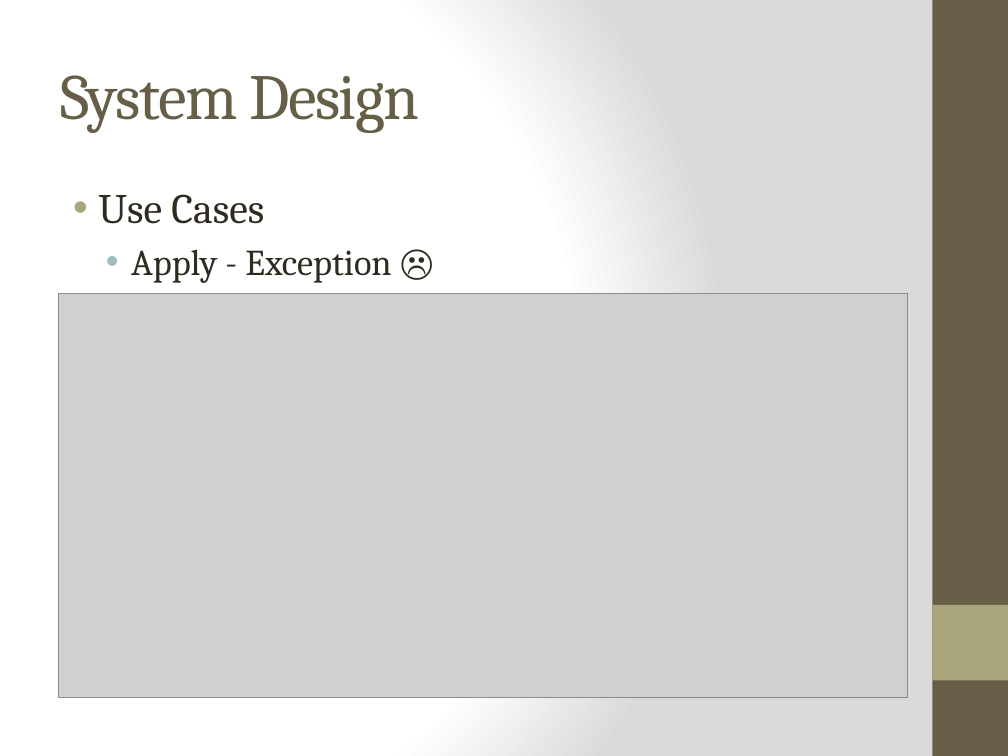
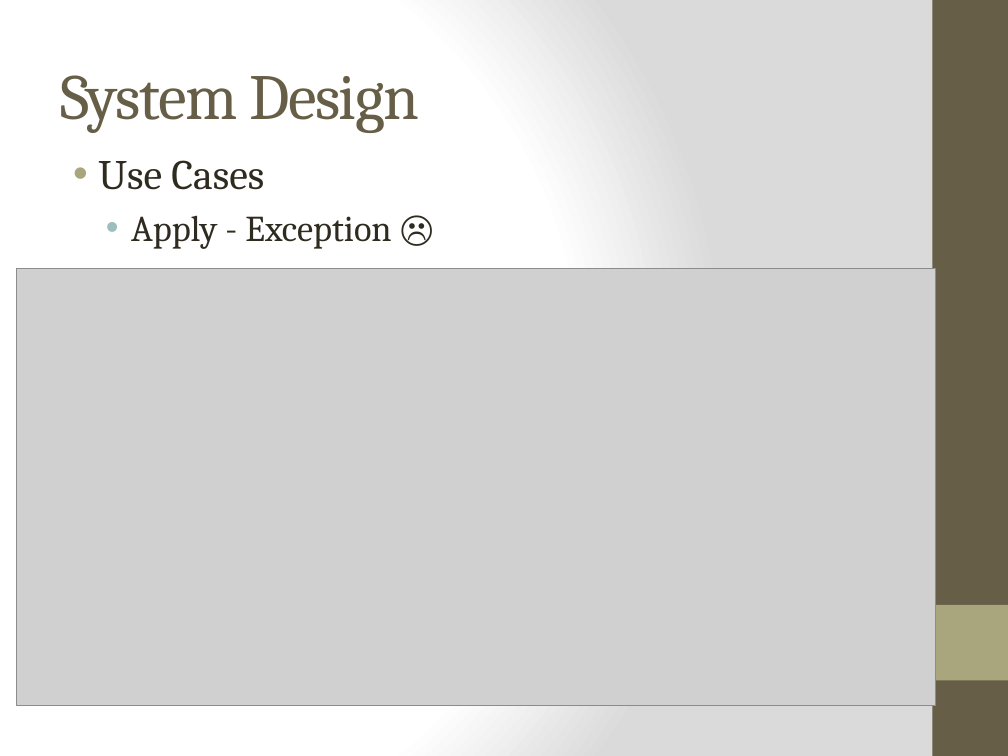
Before and after one commit to WesleyTrescott/MVC-Capstone, a slide deck: slide 25 of Design Specification/Design Specification.pptx (slide 23 before the commit). Drawn at 1008x756 pixels with LibreOffice and Linux fonts; fonts in the diff are those of the drawing; grey boxes stand for pictures. Boxes give left, top, right and bottom in pixels: in the first picture for what was removed or moved away, otherwise in the second. Text is boxed around its words. In the diff, an @@ line names an element or a change of style, - is before the commit and + after.

Commit message:
Final draft design spec

```diff
--- a/Design Specification/Design Specification.pptx
+++ b/Design Specification/Design Specification.pptx
@@ text "Use Cases": place and size @@
-text "Use Cases" at (98, 194, 391, 283)
+text "Use Cases" at (98, 160, 391, 249)
@@ picture: place and size @@
-picture at (58, 294, 907, 698)
+picture at (17, 269, 936, 706)
```
Also in this commit, not shown: 18 other slides changed, 9 slides added, 3 other files.
